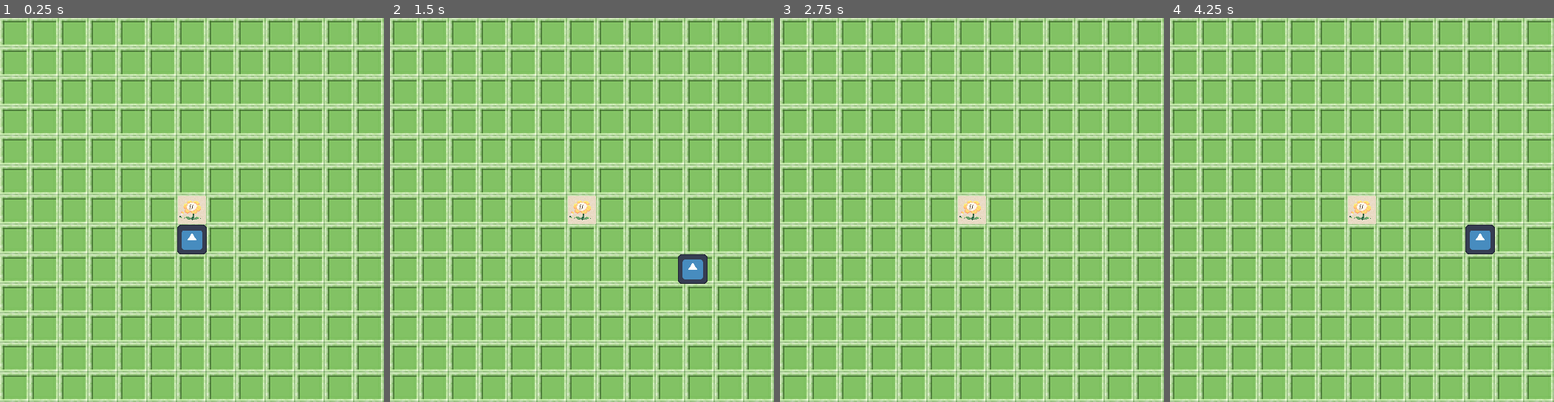
Above: before the commit, frames 1-4 (left to right).
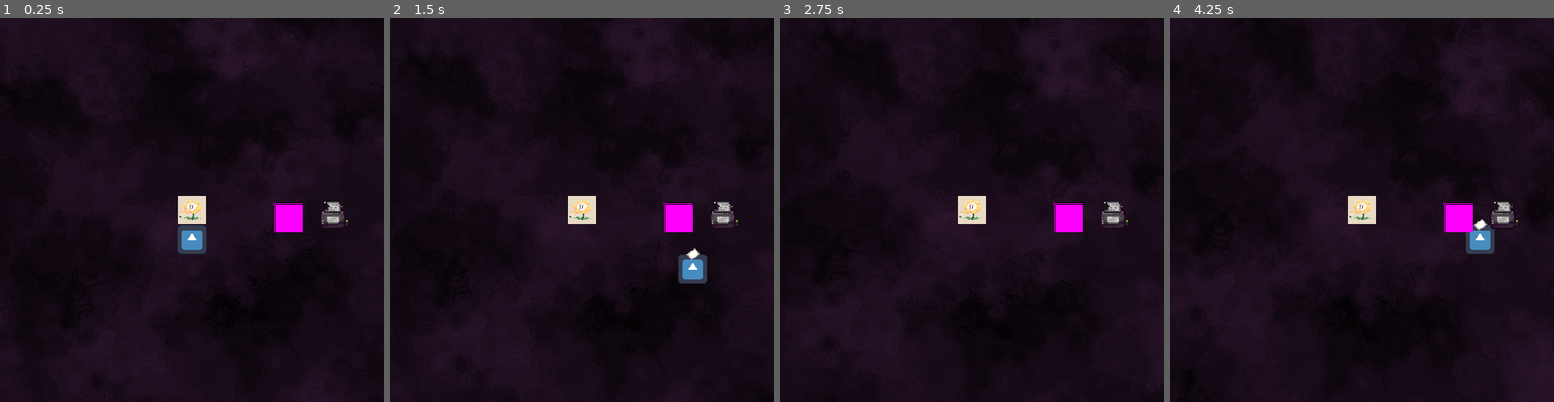
Above: after the commit, the same moments.

Repository: dipilo/sunroom
Game: Godot game, scene res://scenes/battlefield.tscn
Same seed, same stepped clock (60 frames per second), same inputs: the game is played once before the commit and once after it. The engine's default icon, where the game draws it, is replaced by a stand-in: a white triangle on a blue panel in a dark square.
Inputs:
- Up to frame 1 (0.25 s): no input
- Up to frame 2 (1.5 s): tap Enter at 0.5 s; hold D (direction_right) 0.53-1.28 s; hold S (direction_down) from 1.28 s (still down)
- Up to frame 3 (2.75 s): release S (direction_down) at 2.03 s; hold D (direction_right) from 2.03 s (still down)
- Up to frame 4 (4.25 s): release D (direction_right) at 2.78 s; hold W (direction_up) 2.78-3.53 s; tap Space at 3.5 s; hold Left (direction_left) from 3.53 s (still down)

The runs differ from the first frame. In frame 1, 99% of the frame differs, in the area x 0-100%, y 0-100%; in frame 2, 99%; in frame 3, 99%; in frame 4, 99%.

Commit message:
big update !!!

Diff:
--- /dev/null
+++ b/gardengame/background.tscn
@@ -0,0 +1,23 @@
+[gd_scene load_steps=5 format=3 uid="uid://c038x40bbcabo"]
+
+[ext_resource type="Script" uid="uid://c2qlhwb2l2vgi" path="res://background_generator.gd" id="1_oabld"]
+
+[sub_resource type="Gradient" id="Gradient_oabld"]
+colors = PackedColorArray(0, 0, 0, 1, 0.181994, 0.088864, 0.186854, 1)
+
+[sub_resource type="FastNoiseLite" id="FastNoiseLite_oabld"]
+domain_warp_enabled = true
+domain_warp_type = 1
+
+[sub_resource type="NoiseTexture2D" id="NoiseTexture2D_i7s6n"]
+color_ramp = SubResource("Gradient_oabld")
+noise = SubResource("FastNoiseLite_oabld")
+
+[node name="background" type="Node2D"]
+script = ExtResource("1_oabld")
+
+[node name="Sprite2D" type="Sprite2D" parent="."]
+z_index = -4096
+position = Vector2(260, 260)
+scale = Vector2(2, 2)
+texture = SubResource("NoiseTexture2D_i7s6n")
--- /dev/null
+++ b/gardengame/background_generator.gd
@@ -0,0 +1,13 @@
+extends Node2D
+@export var size = Vector2(520,520)
+var i = 0
+var noise_texture
+
+func _ready():
+	noise_texture = $Sprite2D.texture as NoiseTexture2D
+	var noise = noise_texture.noise
+	noise.seed = randf()*100
+
+	noise_texture.noise = noise
+func _process(delta: float) -> void:
+	$Sprite2D.rotate(deg_to_rad(0.002/delta))
--- a/gardengame/board.gd
+++ /dev/null
@@ -1,23 +0,0 @@
-extends Node2D
-var grid = []
-var grid_box = preload("res://scenes/gridbox.tscn")
-var game_manager
-var edge_tiles = []
-func _ready():
-	await get_tree().process_frame
-	GlobalScript.gamemanger.board = self
-	game_manager=GlobalScript.gamemanger
-	GlobalScript.board = self
-	for i in range(13):
-		grid.append([])
-		for j in range(13):
-			var grid_instance = grid_box.instantiate()
-			grid_instance.position = Vector2(i*40,j*40)
-			grid_instance.location = Vector2(i,j)
-			grid[i].append(grid_instance)
-			add_child(grid_instance)
-	for i in range(13):
-		edge_tiles.append(grid[0][i])
-		edge_tiles.append(grid[i][0])
-		edge_tiles.append(grid[12][i])
-		edge_tiles.append(grid[i][12])
--- a/gardengame/player.gd
+++ b/gardengame/player.gd
@@ -1,6 +1,7 @@
 extends CharacterBody2D
 var game_manager
 @export var speed = 200
+var has_paper = false
 func _ready():
 	await get_tree().process_frame
 	GlobalScript.gamemanger.player = self
@@ -12,3 +13,6 @@
 func _physics_process(delta):
 	get_input()
 	move_and_slide()
+func _paper(new: bool):
+	has_paper = new
+	$paper.visible = new
--- a/gardengame/scenes/battlefield.tscn
+++ b/gardengame/scenes/battlefield.tscn
@@ -1,9 +1,44 @@
-[gd_scene load_steps=5 format=3 uid="uid://dxtkxaebc3pmy"]
+[gd_scene load_steps=12 format=3 uid="uid://dxtkxaebc3pmy"]
 
 [ext_resource type="PackedScene" uid="uid://cpre4pnoft1a7" path="res://scenes/player.tscn" id="1_hy033"]
 [ext_resource type="PackedScene" uid="uid://dfe7stefx36it" path="res://scenes/centerpiece.tscn" id="2_4y0t7"]
-[ext_resource type="Script" uid="uid://c2qlhwb2l2vgi" path="res://board.gd" id="3_fxwnf"]
+[ext_resource type="PackedScene" uid="uid://c038x40bbcabo" path="res://background.tscn" id="3_21s54"]
 [ext_resource type="Script" uid="uid://dgtmrmxiqn7tt" path="res://scenes/gameManager.gd" id="4_21s54"]
+[ext_resource type="Texture2D" uid="uid://co5uh63lepfer" path="res://textures/item_textures/animated paper shredder down.png" id="5_ixbtv"]
+[ext_resource type="Script" uid="uid://tigx0bmxb0ah" path="res://scenes/shreader.gd" id="5_lwkd3"]
+[ext_resource type="Texture2D" uid="uid://cywnmbmwpkkha" path="res://textures/item_textures/animated paper shredder up.png" id="6_86tsl"]
+[ext_resource type="Script" uid="uid://1a0gu7f1635y" path="res://scenes/paper_stack.gd" id="8_htbo0"]
+
+[sub_resource type="CircleShape2D" id="CircleShape2D_ixbtv"]
+radius = 10.2564
+
+[sub_resource type="SpriteFrames" id="SpriteFrames_lwkd3"]
+animations = [{
+"frames": [{
+"duration": 1.0,
+"texture": ExtResource("5_ixbtv")
+}, {
+"duration": 1.0,
+"texture": ExtResource("6_86tsl")
+}],
+"loop": true,
+"name": &"active",
+"speed": 5.0
+}, {
+"frames": [{
+"duration": 1.0,
+"texture": ExtResource("5_ixbtv")
+}, {
+"duration": 1.0,
+"texture": ExtResource("6_86tsl")
+}],
+"loop": true,
+"name": &"idle",
+"speed": 5.0
+}]
+
+[sub_resource type="PlaceholderTexture2D" id="PlaceholderTexture2D_lwkd3"]
+size = Vector2(40, 40)
 
 [node name="Node2D" type="Node2D"]
 
@@ -13,8 +48,7 @@
 [node name="Centerpiece" parent="." instance=ExtResource("2_4y0t7")]
 position = Vector2(240, 240)
 
-[node name="Board" type="Node2D" parent="."]
-script = ExtResource("3_fxwnf")
+[node name="background" parent="." instance=ExtResource("3_21s54")]
 
 [node name="manager" type="Node2D" parent="."]
 script = ExtResource("4_21s54")
@@ -25,5 +59,43 @@
 
 [node name="spawnTimer" type="Timer" parent="manager"]
 
+[node name="Shreader" type="Node2D" parent="."]
+position = Vector2(440, 260)
+script = ExtResource("5_lwkd3")
+
+[node name="Area2D" type="Area2D" parent="Shreader"]
+position = Vector2(10, 10)
+scale = Vector2(1.5, 1.5)
+collision_layer = 0
+collision_mask = 4
+
+[node name="CollisionShape2D" type="CollisionShape2D" parent="Shreader/Area2D"]
+scale = Vector2(1.3, 1.3)
+shape = SubResource("CircleShape2D_ixbtv")
+
+[node name="AnimatedSprite2D" type="AnimatedSprite2D" parent="Shreader"]
+position = Vector2(10, 10)
+scale = Vector2(0.625, 0.625)
+sprite_frames = SubResource("SpriteFrames_lwkd3")
+animation = &"active"
+
+[node name="Paper_Stack" type="Node2D" parent="."]
+position = Vector2(390, 270)
+script = ExtResource("8_htbo0")
+
+[node name="Area2D" type="Area2D" parent="Paper_Stack"]
+scale = Vector2(1.5, 1.5)
+collision_layer = 0
+collision_mask = 4
+
+[node name="CollisionShape2D" type="CollisionShape2D" parent="Paper_Stack/Area2D"]
+scale = Vector2(1.3, 1.3)
+shape = SubResource("CircleShape2D_ixbtv")
+
+[node name="Sprite2D" type="Sprite2D" parent="Paper_Stack"]
+texture = SubResource("PlaceholderTexture2D_lwkd3")
+
 [connection signal="timeout" from="manager/gameTimer" to="manager" method="_game_loop"]
 [connection signal="timeout" from="manager/spawnTimer" to="manager" method="_spawn_timer_timeout"]
+[connection signal="area_entered" from="Shreader/Area2D" to="Shreader" method="_shreader_collided_with"]
+[connection signal="area_entered" from="Paper_Stack/Area2D" to="Paper_Stack" method="_paper_stack_collided"]
--- a/gardengame/scenes/circle_enemy.gd
+++ b/gardengame/scenes/circle_enemy.gd
@@ -6,7 +6,7 @@
 var time_to_chill = 5
 var time_before_chill = 5
 func _init():
-	movement_chance = 0.3
+	movement_chance = 0.5
 func _ready():
 	super._ready()
 	previous_angle = get_current_angle()
--- a/gardengame/scenes/enemy.gd
+++ b/gardengame/scenes/enemy.gd
@@ -5,6 +5,7 @@
 @export var friction = 1.1
 @export var random_movement = 30
 var movement_chance = 1
+var dead_man_walking = false
 func _ready() ->void:
 	if GlobalScript.gamemanger != null:
 		GlobalScript.gamemanger.enemyList.append(self)
@@ -16,8 +17,10 @@
 
 func _update() ->void:
 	await get_tree().create_timer(randf()/2).timeout
-	if randf()<movement_chance:
+	if randf()<movement_chance and not dead_man_walking:
 		velocity = pathfindToVector(Vector2(260,260))
+		if not $CollisionShape2D.get_node_or_null("mainSprite") == null:
+			$CollisionShape2D/mainSprite.play("walk")
 
 
 func pathfindToVector(target: Vector2) -> Vector2:
@@ -29,6 +32,7 @@
 	var random_magnitude = randf_range(0.5, 1)
 	return Vector2(lerpf(best_vector.x, rotated_direction.x, random_magnitude) * speed, lerpf(best_vector.y, rotated_direction.y, random_magnitude) * speed) * game_manager.enemy_speed_mod
 func die():
+	dead_man_walking = true
 	game_manager.enemyList.erase(self)
 	queue_free()
 
--- a/gardengame/scenes/gameManager.gd
+++ b/gardengame/scenes/gameManager.gd
@@ -19,6 +19,7 @@
 var board
 var centerpiece
 var player
+var shreader
 func _ready() -> void:
 	GlobalScript.gamemanger = self
 	await get_tree().process_frame
@@ -33,24 +34,18 @@
 
 func _spawn_timer_timeout() -> void:
 	await get_tree().create_timer(randf()).timeout #wait for between 0 and 0.99999 seconds, to add some randomness
-	var hasFoundValidSpawnTile = false
-	var spawn_tile
-	var check_tile = board.edge_tiles.pick_random()
-	while not hasFoundValidSpawnTile:
-		if not check_tile.occupied:
-			hasFoundValidSpawnTile = true
-			spawn_tile = check_tile
-		else:
-			check_tile = board.edge_tiles.pick_random()
+
 	if curr_enemy_waves.size() == 0:
 		setup_next_wave()
+
+	var curr_guy = curr_enemy_waves.get(0)
+	curr_enemy_waves.remove_at(0)
+
 	var count = 1
-	var curr_guy = curr_enemy_waves.get(0)
 	if curr_guy == "res://scenes/squash_enemy.tscn":
-		count = int(randf()*3+3)
+		count = int(randf()*2+3)
 	for i in count:
 		var guy_instance = load(curr_guy).instantiate()
-		curr_enemy_waves.remove_at(0)
 		guy_instance.global_position = diag_enemy_spawns.pick_random()
 		add_child(guy_instance)
 		enemyList.append(guy_instance)
@@ -66,4 +61,4 @@
 		for i in count:
 			curr_enemy_waves.append(key)
 	curr_enemy_waves.shuffle()
-	$spawnTimer.wait_time/=1.1
+	$spawnTimer.wait_time*=0.98
--- a/gardengame/scenes/gridbox.tscn
+++ b/gardengame/scenes/gridbox.tscn
@@ -1,7 +1,7 @@
 [gd_scene load_steps=3 format=3 uid="uid://cxk1jpf28c0hu"]
 
 [ext_resource type="Script" uid="uid://ujc56myh608b" path="res://scenes/gridbox.gd" id="1_7w8xf"]
-[ext_resource type="Texture2D" uid="uid://drckquv8oynf8" path="res://textures/grid_better.png" id="1_xvps5"]
+[ext_resource type="Texture2D" uid="uid://c5s0t84378riw" path="res://textures/spacebg.png" id="2_7w8xf"]
 
 [node name="Gridbox" type="Node2D"]
 script = ExtResource("1_7w8xf")
@@ -9,8 +9,7 @@
 [node name="Sprite2D" type="Sprite2D" parent="."]
 z_index = -1
 position = Vector2(20, 20)
-scale = Vector2(2, 2)
-texture = ExtResource("1_xvps5")
+texture = ExtResource("2_7w8xf")
 
 [node name="center" type="Node2D" parent="."]
 position = Vector2(20, 20)
--- /dev/null
+++ b/gardengame/scenes/paper_stack.gd
@@ -0,0 +1,13 @@
+extends Node2D
+@export var times_required = 3
+var game_manager
+
+func _ready() -> void:
+	await get_tree().process_frame
+	game_manager=GlobalScript.gamemanger
+
+
+
+func _paper_stack_collided(area: Area2D) -> void:
+	if game_manager.player.has_paper == false:
+		game_manager.player._paper(true)
--- a/gardengame/scenes/player.tscn
+++ b/gardengame/scenes/player.tscn
@@ -1,7 +1,8 @@
-[gd_scene load_steps=5 format=3 uid="uid://cpre4pnoft1a7"]
+[gd_scene load_steps=6 format=3 uid="uid://cpre4pnoft1a7"]
 
 [ext_resource type="Script" uid="uid://028cuny43ms" path="res://player.gd" id="1_onrkg"]
 [ext_resource type="Texture2D" uid="uid://dgldqqqph5eoe" path="res://icon.svg" id="2_i3pqv"]
+[ext_resource type="Texture2D" uid="uid://ryiamtb4fuo1" path="res://textures/item_textures/Paper_JE2_BE2.webp" id="3_qhqgy"]
 
 [sub_resource type="CircleShape2D" id="CircleShape2D_sh265"]
 radius = 20.0
@@ -27,3 +28,9 @@
 
 [node name="CollisionShape2D" type="CollisionShape2D" parent="CharacterBody2D/PlayerArea"]
 shape = SubResource("RectangleShape2D_g2els")
+
+[node name="paper" type="Sprite2D" parent="CharacterBody2D"]
+visible = false
+position = Vector2(1.2815e-06, -20)
+scale = Vector2(0.0555556, 0.0555556)
+texture = ExtResource("3_qhqgy")
--- /dev/null
+++ b/gardengame/scenes/shreader.gd
@@ -0,0 +1,14 @@
+extends Node2D
+
+
+@export var times_required = 3
+var game_manager
+func _ready() -> void:
+	await get_tree().process_frame
+	GlobalScript.gamemanger.shreader = self
+	game_manager=GlobalScript.gamemanger
+
+
+func _shreader_collided_with(area: Area2D) -> void:
+	game_manager.player._paper(false)
+	times_required-=1
--- a/gardengame/scenes/squash_enemy.tscn
+++ b/gardengame/scenes/squash_enemy.tscn
@@ -1,12 +1,70 @@
-[gd_scene load_steps=4 format=3 uid="uid://3u1jf7dm1tan"]
+[gd_scene load_steps=11 format=3 uid="uid://3u1jf7dm1tan"]
 
 [ext_resource type="PackedScene" uid="uid://brbsxdr0wi7su" path="res://scenes/root_enemy.tscn" id="1_byknc"]
 [ext_resource type="Script" uid="uid://isyvbh4h71j3" path="res://scenes/stompable_enemy.gd" id="2_n0fh7"]
+[ext_resource type="Texture2D" uid="uid://bsodkd1hdhotw" path="res://textures/bunny_textures/BunnyAnim1.png" id="3_ak64q"]
+[ext_resource type="Texture2D" uid="uid://cdwjffhmgnyyb" path="res://textures/bunny_textures/BunnyExplode2.png" id="4_hli5h"]
+[ext_resource type="Texture2D" uid="uid://bftbhobqwv061" path="res://textures/bunny_textures/BunnyExplode1.png" id="4_kost0"]
+[ext_resource type="Texture2D" uid="uid://uw7fvvn2xryc" path="res://textures/bunny_textures/BunnyAnim2.png" id="4_p7277"]
+[ext_resource type="Texture2D" uid="uid://yeh6tqrb7xtt" path="res://textures/bunny_textures/BunnyExplode3.png" id="5_bkeoe"]
+[ext_resource type="Texture2D" uid="uid://dcie7f2mjoypp" path="res://textures/bunny_textures/BunnyExplode4.png" id="6_yla8j"]
 
-[sub_resource type="RectangleShape2D" id="RectangleShape2D_byknc"]
+[sub_resource type="SpriteFrames" id="SpriteFrames_hli5h"]
+animations = [{
+"frames": [{
+"duration": 0.5,
+"texture": ExtResource("4_kost0")
+}, {
+"duration": 0.5,
+"texture": ExtResource("4_hli5h")
+}, {
+"duration": 1.0,
+"texture": ExtResource("5_bkeoe")
+}, {
+"duration": 0.5,
+"texture": ExtResource("6_yla8j")
+}],
+"loop": true,
+"name": &"die",
+"speed": 5.0
+}, {
+"frames": [{
+"duration": 5.0,
+"texture": ExtResource("4_kost0")
+}, {
+"duration": 5.0,
+"texture": ExtResource("4_p7277")
+}],
+"loop": true,
+"name": &"idle",
+"speed": 5.0
+}, {
+"frames": [{
+"duration": 1.0,
+"texture": ExtResource("3_ak64q")
+}, {
+"duration": 1.0,
+"texture": ExtResource("4_p7277")
+}],
+"loop": true,
+"name": &"walk",
+"speed": 5.0
+}]
+
+[sub_resource type="CircleShape2D" id="CircleShape2D_p7277"]
 
 [node name="squash_enemy" instance=ExtResource("1_byknc")]
+collision_layer = 0
 script = ExtResource("2_n0fh7")
+
+[node name="Sprite2D" parent="CollisionShape2D" index="0"]
+visible = false
+
+[node name="mainSprite" type="AnimatedSprite2D" parent="CollisionShape2D" index="1"]
+position = Vector2(-1.19209e-07, 1.19209e-07)
+scale = Vector2(0.416667, 0.416667)
+sprite_frames = SubResource("SpriteFrames_hli5h")
+animation = &"die"
 
 [node name="Area2D" type="Area2D" parent="." index="1"]
 collision_layer = 0
@@ -14,6 +72,6 @@
 
 [node name="CollisionShape2D" type="CollisionShape2D" parent="Area2D" index="0"]
 scale = Vector2(2.1, 2.1)
-shape = SubResource("RectangleShape2D_byknc")
+shape = SubResource("CircleShape2D_p7277")
 
 [connection signal="area_entered" from="Area2D" to="." method="_on_collisioned"]
--- a/gardengame/scenes/stompable_enemy.gd
+++ b/gardengame/scenes/stompable_enemy.gd
@@ -9,3 +9,16 @@
 	else:
 		game_manager._damage_centerpiece(1)
 		die()
+
+func _physics_process(delta):
+	super._physics_process(delta)
+	$CollisionShape2D/mainSprite.flip_h = (velocity.x<0)
+	if velocity.length()<10 and not dead_man_walking:
+		$CollisionShape2D/mainSprite.play("idle")
+func die():
+	dead_man_walking = true
+	game_manager.player.speed = 50
+	$CollisionShape2D/mainSprite.play("die")
+	await get_tree().create_timer(0.4).timeout
+	game_manager.player.speed = 200
+	super.die()
Renamed: gardengame/board.gd.uid -> gardengame/background_generator.gd.uid
Not shown, added: gardengame/scenes/paper_stack.gd.uid
Not shown, added: gardengame/scenes/shreader.gd.uid
Binary file added: gardengame/textures/bunny_textures/BunnyAnim1.png
Not shown, added: gardengame/textures/bunny_textures/BunnyAnim1.png.import
Binary file added: gardengame/textures/bunny_textures/BunnyAnim2.png
Not shown, added: gardengame/textures/bunny_textures/BunnyAnim2.png.import
Binary file added: gardengame/textures/bunny_textures/BunnyExplode1.png
Not shown, added: gardengame/textures/bunny_textures/BunnyExplode1.png.import
Binary file added: gardengame/textures/bunny_textures/BunnyExplode2.png
Not shown, added: gardengame/textures/bunny_textures/BunnyExplode2.png.import
Binary file added: gardengame/textures/bunny_textures/BunnyExplode3.png
(and 25 more such lines)
